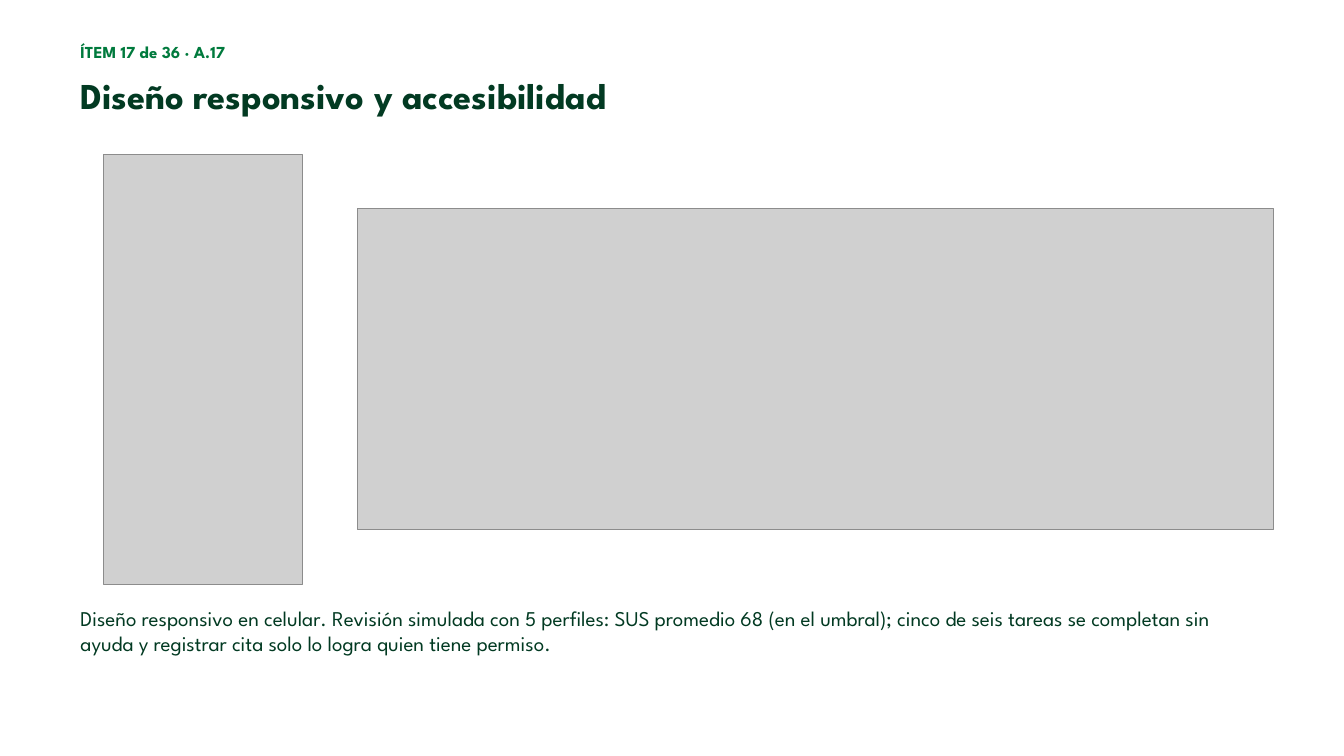
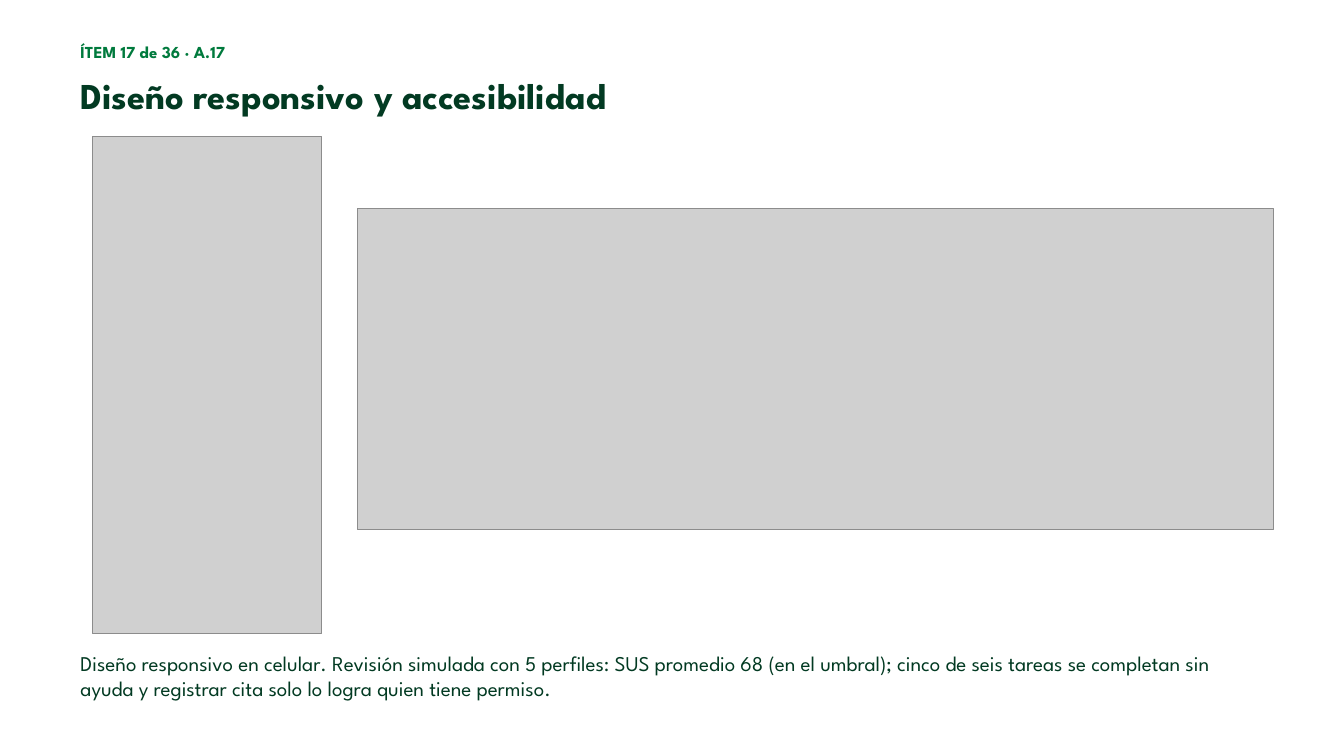
Before and after one commit to esteban-nieto/Modelacion, a slide deck: slide 20 of docs/exposicion/Exposicion_Modelacion.pptx. Drawn at 1344x756 pixels with LibreOffice and Linux fonts; fonts in the diff are those of the drawing; grey boxes stand for pictures; background and template pictures are left out. Boxes give left, top, right and bottom in pixels: in the first picture for what was removed or moved away, otherwise in the second. Text is boxed around its words. In the diff, an @@ line names an element or a change of style, - is before the commit and + after.

```diff
--- a/docs/exposicion/Exposicion_Modelacion.pptx
+++ b/docs/exposicion/Exposicion_Modelacion.pptx
@@ picture resized from (x1=104, y1=154, x2=302, y2=585) to (x1=93, y1=136, x2=323, y2=633) @@
@@ text "Diseño responsivo en celular. Revisión ..." moved from (x1=80, y1=611, x2=1209, y2=656) to (x1=80, y1=656, x2=1209, y2=701) @@
```
Also in this commit, not shown: 8 other slides changed, 1 other file.
